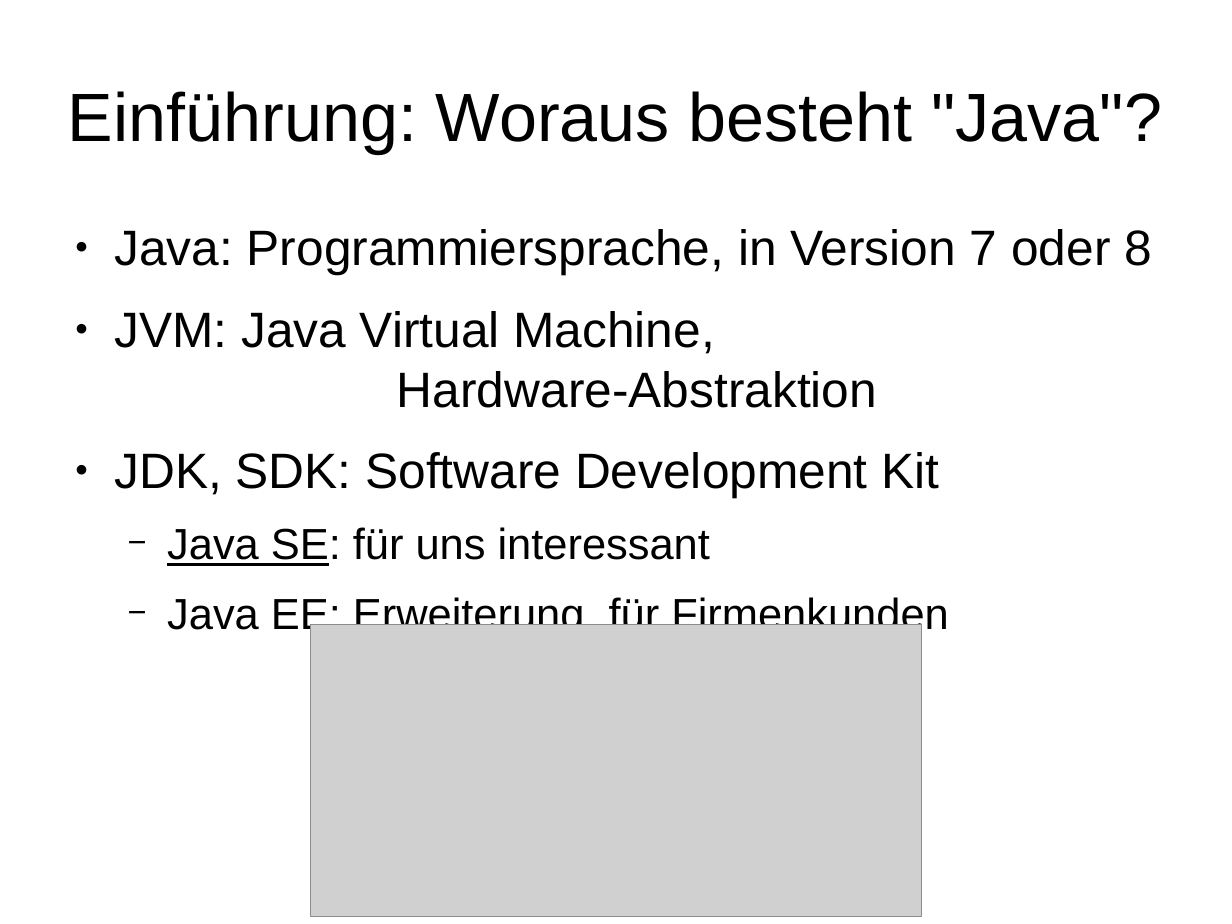
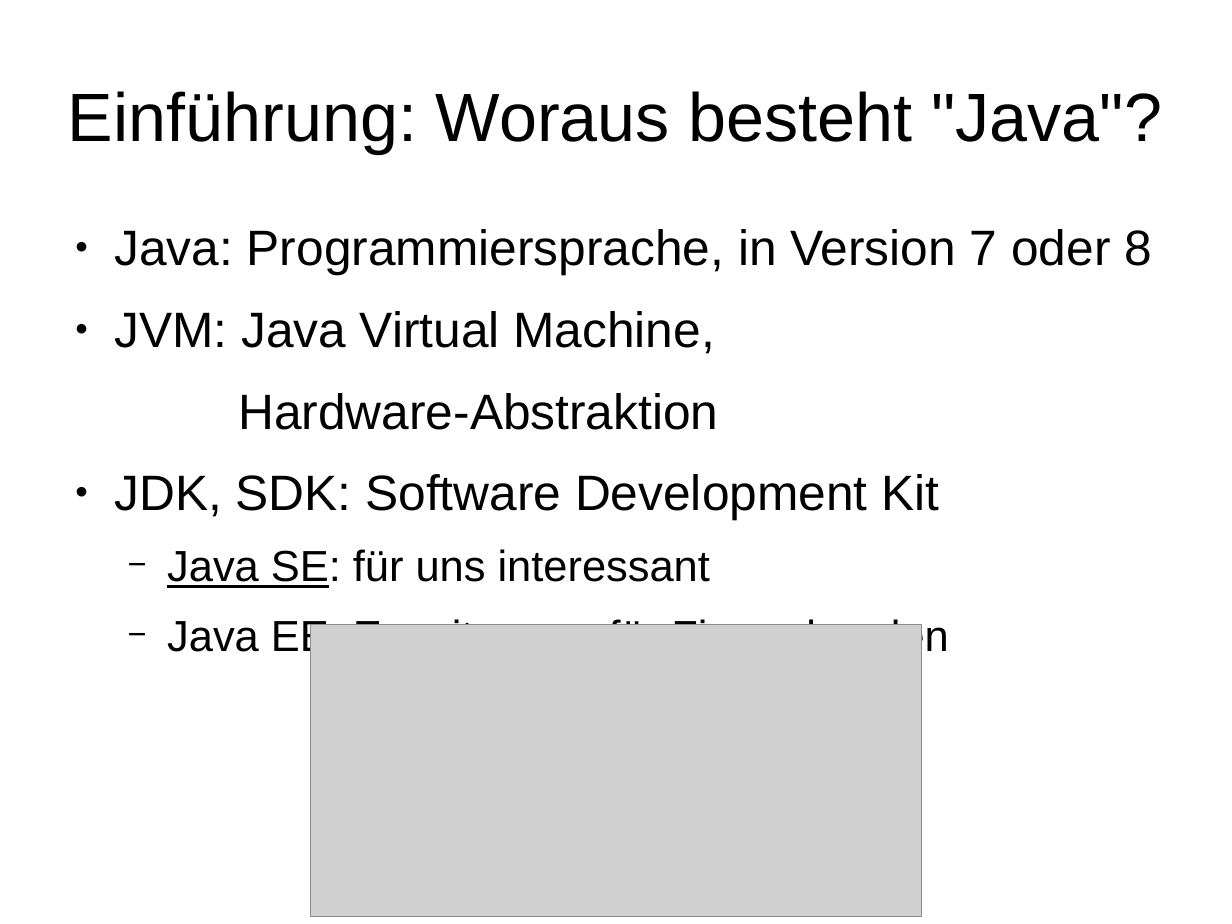
Before and after one commit to mn-io/hello-java, a slide deck: slide 13 of Folien.odp. Drawn at 1232x924 pixels with LibreOffice and Linux fonts; fonts in the diff are those of the drawing; grey boxes stand for pictures. Boxes give left, top, right and bottom in pixels: in the first picture for what was removed or moved away, otherwise in the second. Text is boxed around its words. In the diff, an @@ line names an element or a change of style, - is before the commit and + after.

```diff
--- a/Folien.odp
+++ b/Folien.odp
@@ text at box(114, 311, 718, 430): text changed @@
-● JVM: Java Virtual Machine,
-  Hardware-Abstraktion
+● JVM: Java Virtual Machine,
+Hardware-Abstraktion
```
Also in this commit, not shown: 6 other slides changed, 1 other file.
